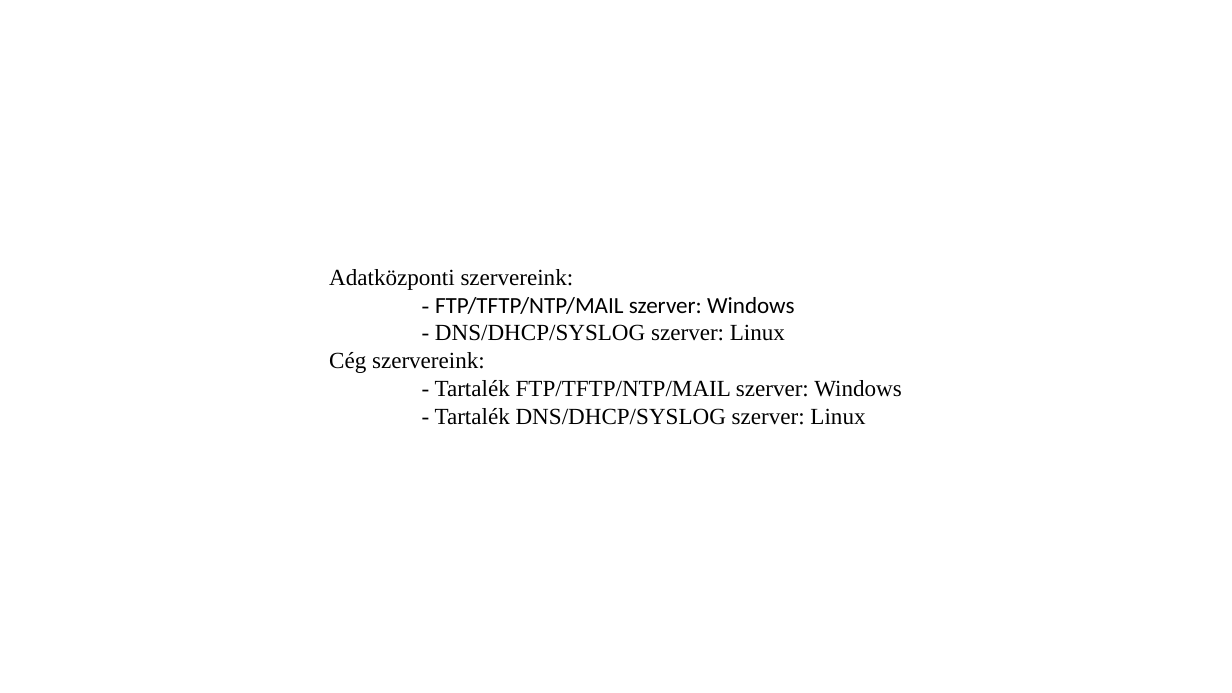
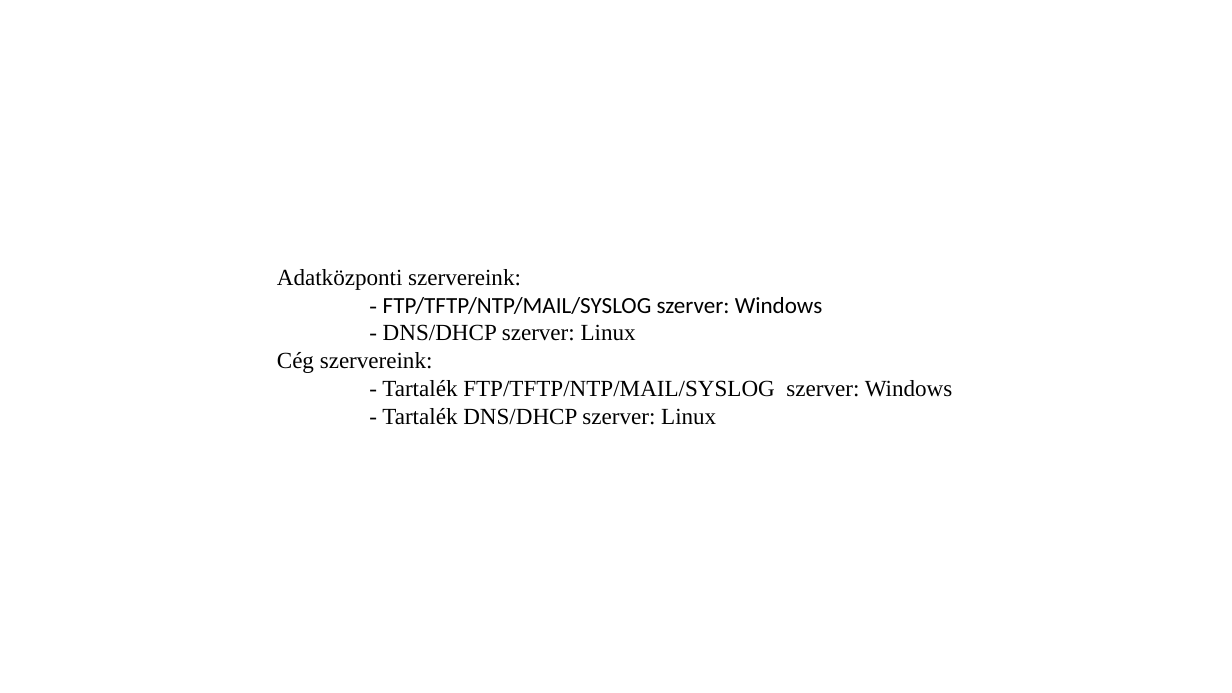
Before and after one commit to MatraBendi/Vizsga2022_IRU, a slide deck: slide 2 of Szerver bemutató.pptx. Drawn at 1232x693 pixels with LibreOffice and Linux fonts; fonts in the diff are those of the drawing. Boxes give left, top, right and bottom in pixels: in the first picture for what was removed or moved away, otherwise in the second. Text is boxed around its words. In the diff, an @@ line names an element or a change of style, - is before the commit and + after.

Commit message:
Megcsináltam a szerver bemutatót.

```diff
--- a/Szerver bemutató.pptx
+++ b/Szerver bemutató.pptx
@@ text "Adatközponti szervereink:": place and size @@
-text "Adatközponti szervereink:" at [329, 269, 902, 425]
+text "Adatközponti szervereink:" at [277, 269, 953, 425]
@@ text at [383, 297, 822, 341]: text changed @@
-- FTP/TFTP/NTP/MAIL szerver: Windows
-- DNS/DHCP/SYSLOG szerver: Linux
+- FTP/TFTP/NTP/MAIL/SYSLOG szerver: Windows
+- DNS/DHCP szerver: Linux
@@ text at [382, 380, 953, 425]: text changed @@
-- Tartalék FTP/TFTP/NTP/MAIL szerver: Windows
-- Tartalék DNS/DHCP/SYSLOG szerver: Linux
+- Tartalék FTP/TFTP/NTP/MAIL/SYSLOG szerver: Windows
+- Tartalék DNS/DHCP szerver: Linux
```
